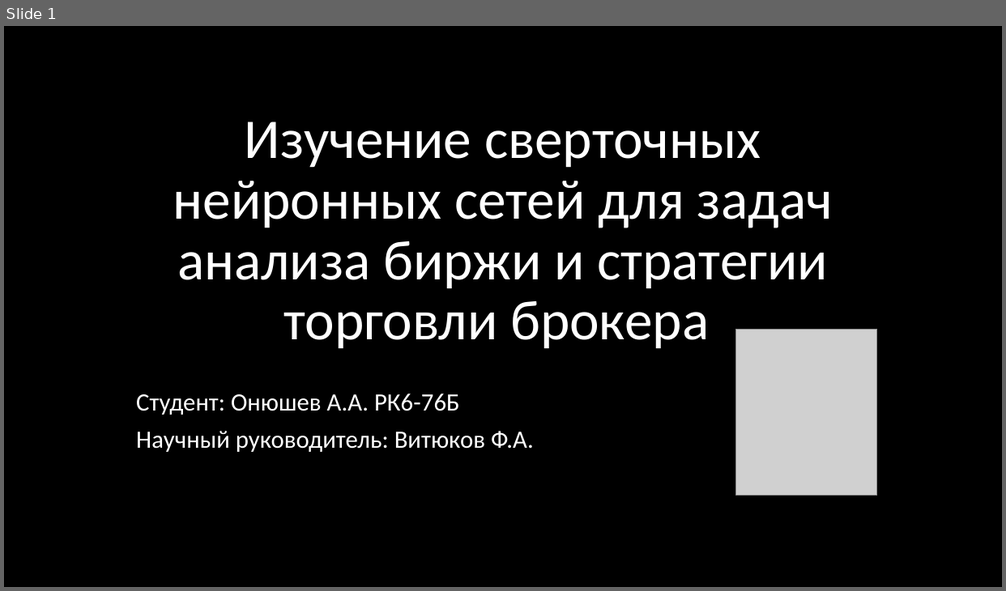
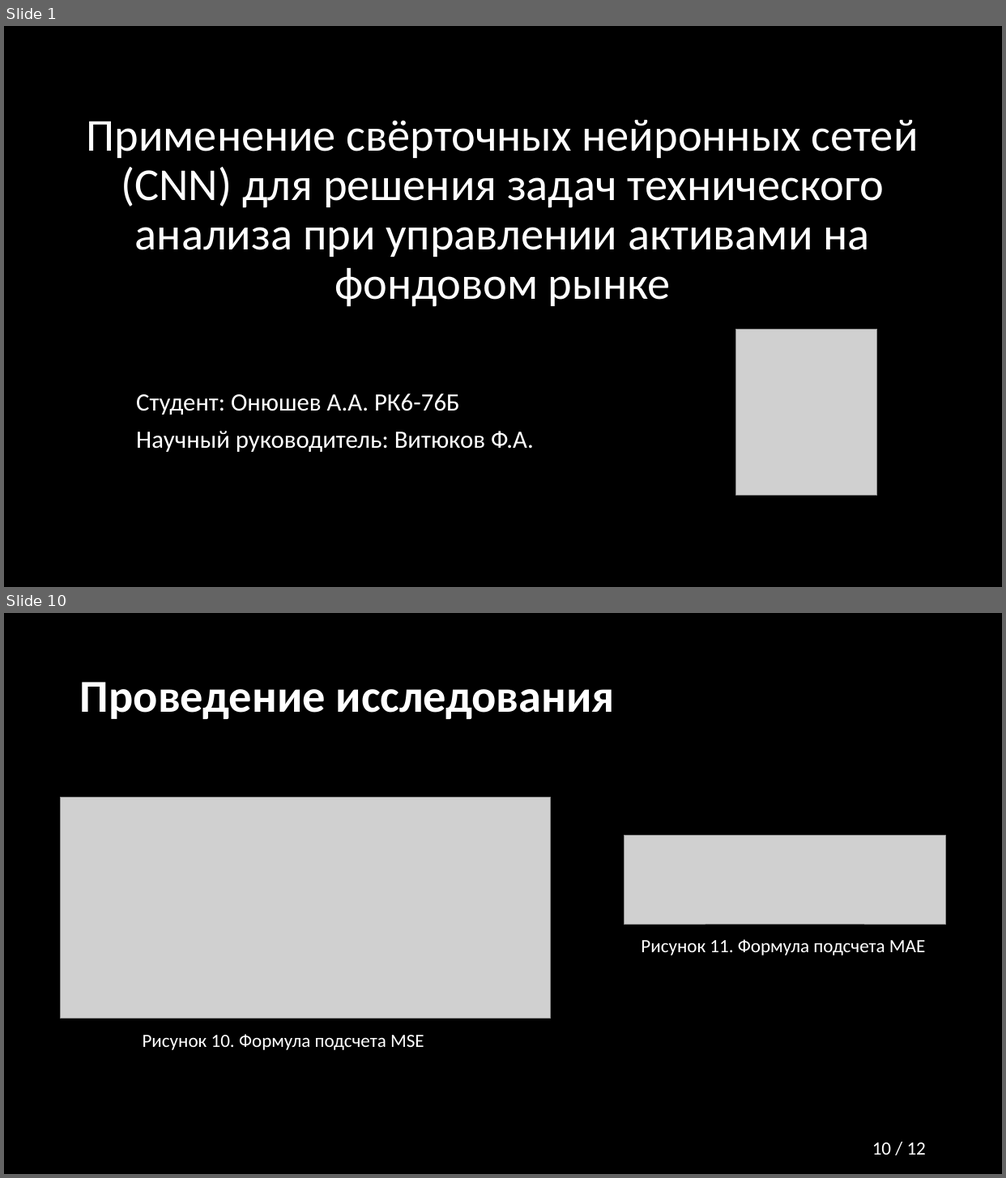
Before and after one commit to Relax-FM/Diploma, a slide deck: MMAPS/presentation/Presentation.pptx. Shown one above the other, each under a label of ours: slide 1 before the commit, slides 1 and 10 after it; the slides between them are not shown. The pictures are 1006x591 and 1006x1178 pixels, drawn with LibreOffice and Linux fonts; fonts in the diff are those of the drawing; grey boxes stand for pictures. Boxes give left, top, right and bottom in pixels: in the first picture for what was removed or moved away, otherwise in the second. Text is boxed around its words. In the diff, an @@ line names an element or a change of style, - is before the commit and + after.

```diff
--- a/MMAPS/presentation/Presentation.pptx
+++ b/MMAPS/presentation/Presentation.pptx
@@ slide 10 added at <box>4,613,1002,1174</box>, background #000000 @@
@@ title added at <box>80,682,615,719</box>, 44 pt, text #FFFFFF, bold @@
+Проведение исследования
@@ picture added at <box>61,797,551,1019</box> @@
@@ picture added at <box>624,835,946,924</box> @@
@@ text added at <box>641,939,925,956</box>, 18 pt, text #FFFFFF @@
+Рисунок 11. Формула подсчета MАE
@@ text added at <box>143,1034,424,1050</box>, 18 pt, text #FFFFFF @@
+Рисунок 10. Формула подсчета MSE
@@ page number added at <box>872,1143,926,1155</box>, 18 pt, text #FFFFFF @@
+10 / 12
@@ slide 1 changed as well @@
@@ title at <box>87,120,918,307</box>: text changed; size 54 to 44 pt @@
-Изучение сверточных нейронных сетей для задач анализа биржи и стратегии торговли брокера
+Применение свёрточных нейронных сетей (CNN) для решения задач технического анализа при управлении активами на фондовом рынке
```
Also in this commit, not shown: 3 other slides changed, 7 other slides added, 1 other file.
